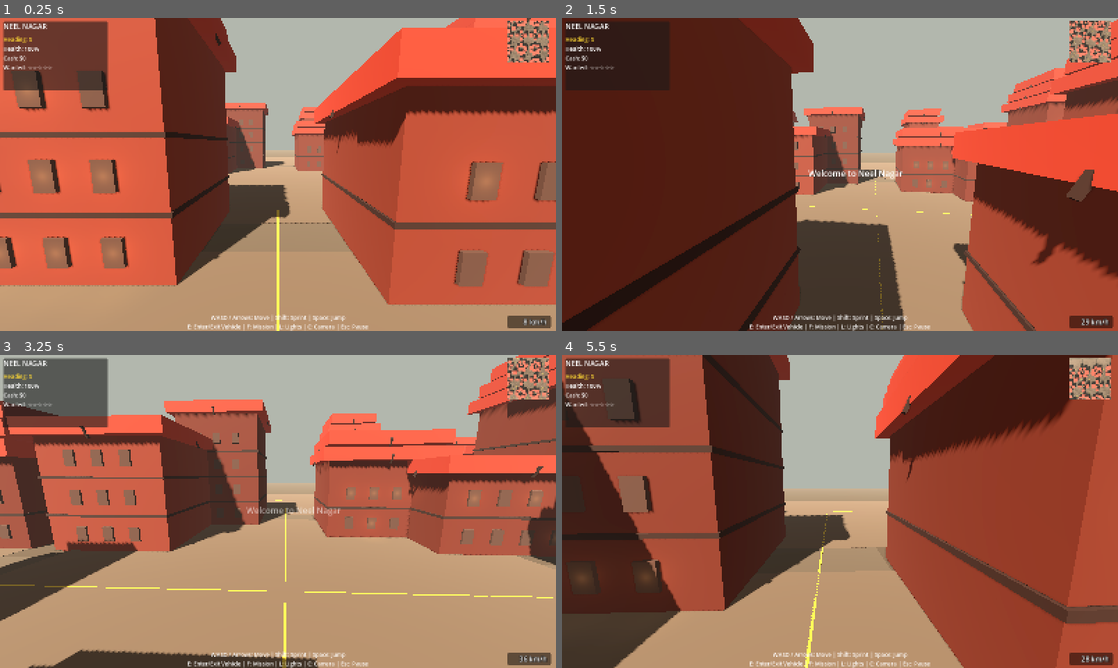
Above: before the commit, frames 1-4 (two rows, left to right).
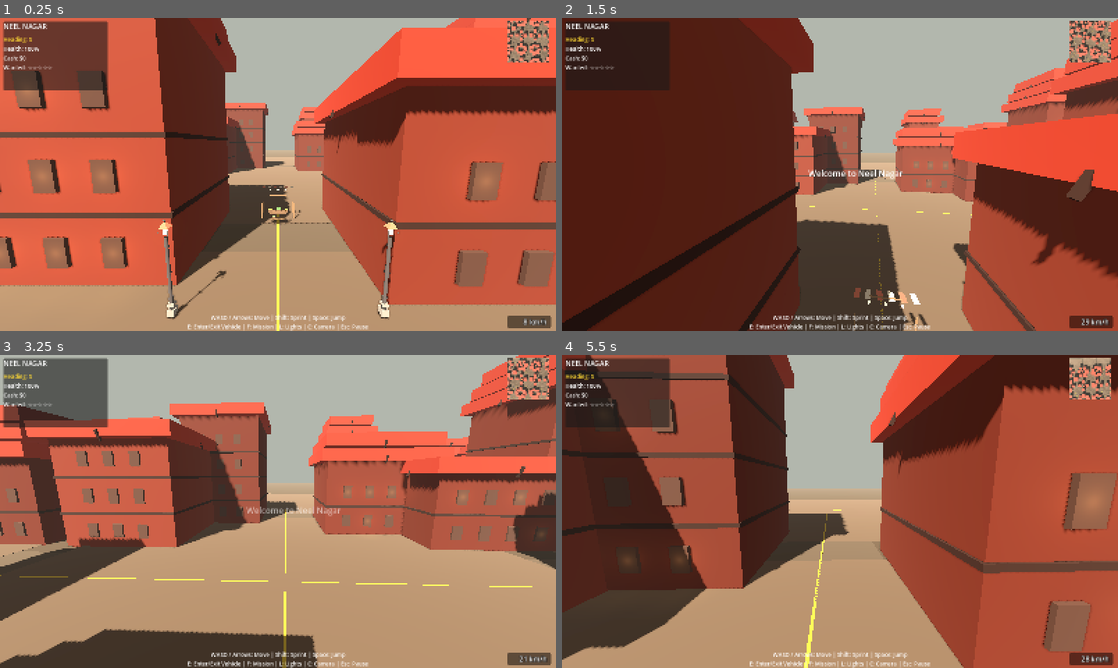
Above: after the commit, the same moments.

Repository: sauhardapathak/neel-nagar
Game: Godot game, scene res://scenes/Main.tscn
The game is run twice, just before and just after one commit, with the same random seed, the same clock (stepped at 60 frames per second) and the same inputs.
Inputs (mouse positions are in pixels of both pictures, inside the frame that each line leads up to):
- Up to frame 1 (0.25 s): no input
- Up to frame 2 (1.5 s): tap Enter (ui_accept) at 0.5 s; move the mouse to (867, 174) at 0.52 s; hold W (Acceleration) from 0.53 s (still down); tap L (Lights) at 0.6 s; click (867, 174) at 0.67 s; tap Space (jump) at 0.77 s; move the mouse to (812, 174) at 1.27 s; tap Shift (Nitro) at 1.35 s
- Up to frame 3 (3.25 s): keep holding W (Acceleration); tap Space (jump) at 1.52, 3.02 s; move the mouse to (289, 505) at 2.02 s; hold E (interact) 2.03-2.78 s; move the mouse to (272, 517) at 2.77 s; tap Q at 2.85 s; click (272, 517) at 2.92 s
- Up to frame 4 (5.5 s): keep holding W (Acceleration); move the mouse to (878, 514) at 3.52 s; tap F at 3.6 s; tap Space (jump) at 3.77, 4.52 s; move the mouse to (795, 508) at 4.27 s; tap C at 4.35 s; move the mouse to (845, 511) at 5.02 s; tap Z at 5.1 s; click (845, 511) at 5.17 s

The runs differ from the first frame. In frame 1, 1.1% of the frame differs, in the area x 28-72%, y 53-97%; in frame 2, 0.3%; in frame 3, 17%; in frame 4, 32%, in the area x 0-100%, y 0-100%.
Error before the commit: Invalid call. Nonexistent function 'get_mission_info (via call)' in base 'Node (MissionSystem)'. (res://scripts/game.gd:841)
Error after the commit: Invalid call. Nonexistent function 'get_mission_info (via call)' in base 'Node (MissionSystem)'. (res://scripts/game.gd:882)

Commit message:
Blender street prop set via MCP socket bridge + compass fix
- Modeled 4 original low-poly props in Blender 5.2.2 (driven over localhost:9876):
  prayer_flags.glb (708 tris), market_stall.glb (1728), street_lantern.glb (249),
  roadside_shrine.glb (921). All with Principled materials, verified by glTF round-trip.
- Instanced into city in game.gd (_spawn_blender_props) with StaticBody colliders
  for stall and shrine; zero import/runtime errors.
- Compass: moved heading readout into the InfoPanel VBox (standalone top-center
  Control would not paint); OCR-confirmed 'Heading:' renders.
- Added --movetest QA hook; README updated (controls table, props, HUD).

Diff:
--- a/scripts/game.gd
+++ b/scripts/game.gd
@@ -93,6 +93,7 @@
 	_spawn_player()
 	_spawn_vehicles()
 	_spawn_npcs()
+	_spawn_blender_props()
 	_setup_hud()
 	_connect_systems()
 	_load_game()
@@ -606,6 +607,46 @@
 		var dist := randf_range(10, 60)
 		npc.position = Vector3(cos(angle) * dist, 1, sin(angle) * dist)
 		npc_container.add_child(npc)
+
+func _spawn_blender_props() -> void:
+	var specs := [
+		{"path": "res://assets/props/market_stall.glb",
+		 "items": [[Vector3(0.0, 0, -22.0), 0.0], [Vector3(12.0, 0, 9.5), -0.3]],
+		 "collider": Vector3(2.4, 2.2, 1.6), "collider_y": 1.1},
+		{"path": "res://assets/props/roadside_shrine.glb",
+		 "items": [[Vector3(-12.0, 0, -10.0), 0.5]],
+		 "collider": Vector3(2.2, 2.5, 2.2), "collider_y": 1.25},
+		{"path": "res://assets/props/street_lantern.glb",
+		 "items": [[Vector3(3.5, 0, 14.0), 0.0], [Vector3(-3.5, 0, 14.0), 0.0],
+				   [Vector3(3.5, 0, -14.0), 0.0], [Vector3(-3.5, 0, -14.0), 0.0]],
+		 "collider": Vector3.ZERO, "collider_y": 0.0},
+		{"path": "res://assets/props/prayer_flags.glb",
+		 "items": [[Vector3(0.0, 0, 26.0), 0.0]],
+		 "collider": Vector3.ZERO, "collider_y": 0.0},
+	]
+	for spec in specs:
+		var ps: PackedScene = load(spec["path"])
+		if ps == null:
+			push_warning("Prop missing: " + str(spec["path"]))
+			continue
+		for item in spec["items"]:
+			var inst := ps.instantiate()
+			inst.position = item[0]
+			inst.rotation.y = item[1]
+			world.add_child(inst)
+			var csize: Vector3 = spec["collider"]
+			if csize.length() > 0.01:
+				var body := StaticBody3D.new()
+				body.collision_layer = 1
+				body.collision_mask = 0
+				body.position = item[0] + Vector3(0, spec["collider_y"], 0)
+				var col := CollisionShape3D.new()
+				var shape := BoxShape3D.new()
+				shape.size = csize
+				col.shape = shape
+				body.add_child(col)
+				world.add_child(body)
+	print("PROPS spawned: market_stall x2, shrine x1, lanterns x4, prayer_flags x1")
 
 func _setup_hud() -> void:
 	var panel := PanelContainer.new()
Binary file added: assets/props/market_stall.glb
Binary file added: assets/props/prayer_flags.glb
Binary file added: assets/props/roadside_shrine.glb
Binary file added: assets/props/street_lantern.glb
Binary file changed: qa_shot.png
Not shown, changed: README.md
